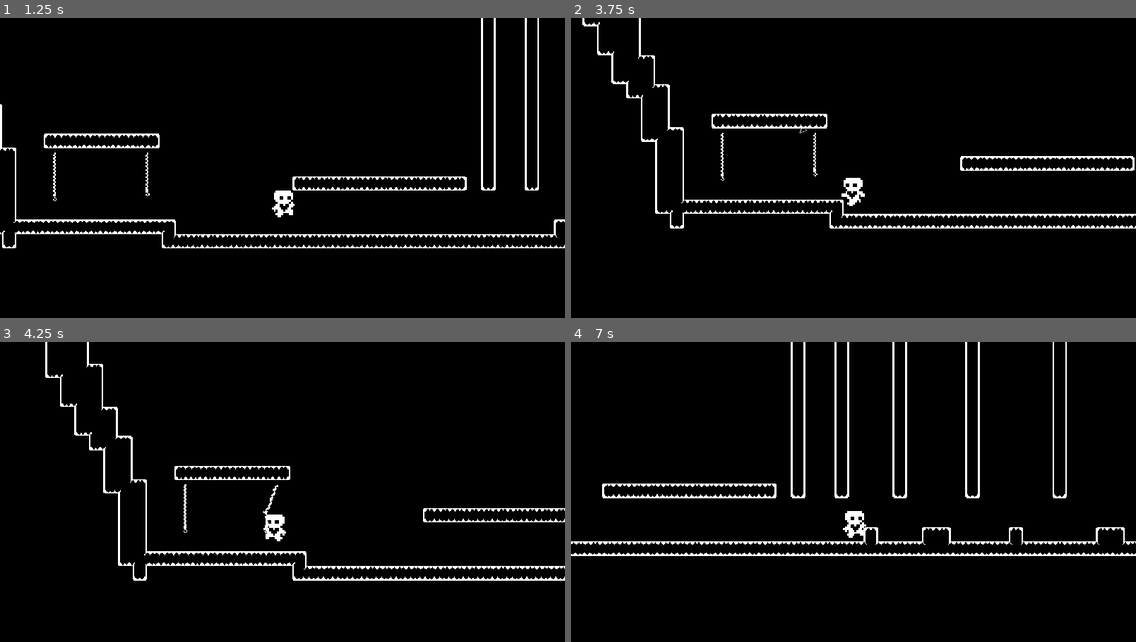
Above: before the commit, frames 1-4 (two rows, left to right).
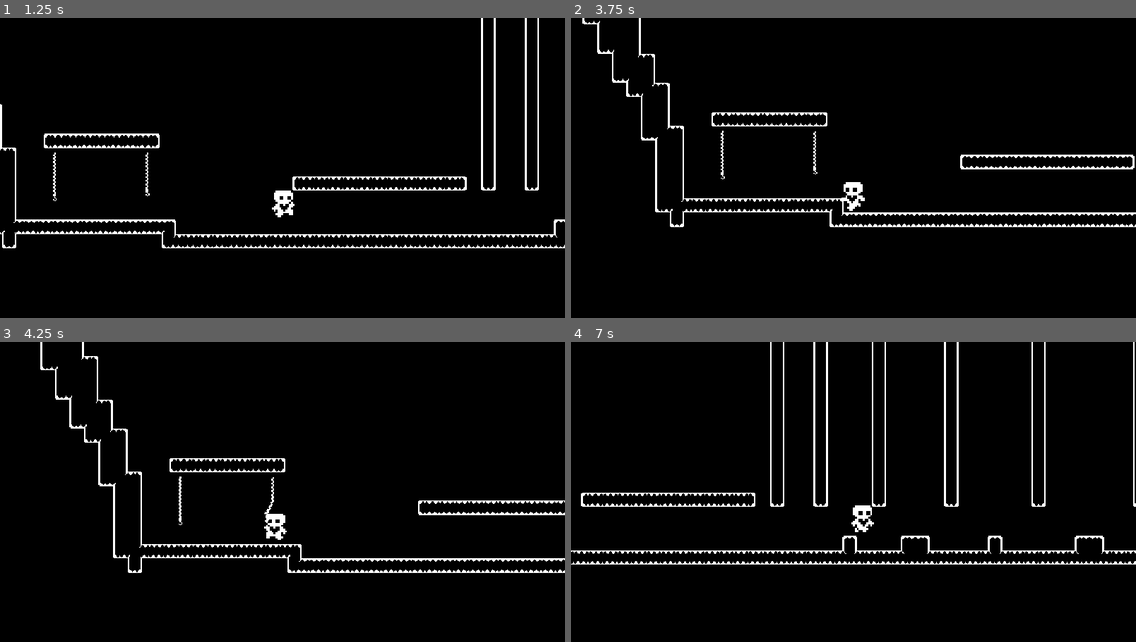
Above: after the commit, the same moments.

Repository: zemda/Trials
Game: Godot game, scene res://levels/TestMainMap.tscn
Two runs of this game, one before a commit and one after it. Both use one fixed random seed, a clock stepped at 60 frames per second and the inputs below.
Inputs (mouse positions are in pixels of both pictures, inside the frame that each line leads up to):
- Up to frame 1 (1.25 s): move the mouse to (254, 240) at 0.52 s; hold Right (move_right) from 0.53 s (still down); click (254, 240) at 0.67 s; tap W (move_up) at 0.77 s
- Up to frame 2 (3.75 s): move the mouse to (1023, 225) at 1.27 s; click (1023, 225) at 1.42 s; tap W (move_up) at 1.52, 3.02 s; move the mouse to (684, 129) at 2.02 s; release Right (move_right) at 2.03 s; hold A (move_left) from 2.03 s (still down); click (684, 129) at 2.17 s; move the mouse to (881, 177) at 2.77 s; click (881, 177) at 2.92 s; move the mouse to (768, 96) at 3.52 s; click (768, 96) at 3.67 s
- Up to frame 3 (4.25 s): keep holding A (move_left); tap W (move_up) at 3.77 s
- Up to frame 4 (7 s): move the mouse to (977, 483) at 4.27 s; release A (move_left) at 4.28 s; hold Right (move_right) from 4.28 s (still down); click (977, 483) at 4.42 s; tap W (move_up) at 4.52, 6.02, 6.77 s; move the mouse to (740, 516) at 5.02 s; click (740, 516) at 5.17 s; move the mouse to (910, 432) at 5.77 s; click (910, 432) at 5.92 s; move the mouse to (825, 564) at 6.52 s; click (825, 564) at 6.67 s

Frame 1 is identical in both runs. In frame 2, 3.0% of the frame differs, in the area x 2-100%, y 0-71%; in frame 3, 5.1%; in frame 4, 7.9%, in the area x 0-100%, y 0-75%.

Commit message:
add simple line to grappling hook

Diff:
--- a/src/scenes/characters/hook/grappling_hook.gd
+++ b/src/scenes/characters/hook/grappling_hook.gd
@@ -1,27 +1,37 @@
 extends Node2D
 
 @onready var tip: CharacterBody2D = $Tip
+@onready var rope: Line2D = $Rope
 
 const SPEED = 30
-const HOOK_PULL_SPEED = 400.0
 
 var direction := Vector2.ZERO
 var tip_position := Vector2.ZERO
 
 var flying = false
 var hooked = false
-var player: CharacterBody2D = null
 
+func _ready():
+	rope.width = 3
+	rope.default_color = Color(1, 1, 1)
+	rope.visible = false
+	tip.visible = false
 
-func _process(_delta: float) -> void:
-	self.visible = flying or hooked
-	if not self.visible:
+func _process(delta: float) -> void:
+	if not flying and not hooked:
+		rope.visible = false
+		tip.visible = false
+		rope.points = []
 		return
 
-	rotation = (tip_position - global_position).angle()
+	rope.visible = true
+	tip.visible = true
 
+	var player_pos = get_parent().global_position - global_position
+	var tip_pos = tip.global_position - global_position
+	rope.points = [player_pos, tip_pos]
 
-func _physics_process(_delta: float) -> void:
+func _physics_process(delta: float) -> void:
 	if flying:
 		var collision = tip.move_and_collide(direction * SPEED)
 		if collision:
@@ -35,24 +45,25 @@
 				flying = false
 	if hooked:
 		tip.global_position = tip_position
-		if player:
-			var pull_direction = (tip_position - player.global_position).normalized()
-			player.velocity = pull_direction * HOOK_PULL_SPEED
 
-
-func shoot(target_position: Vector2, player_ref: CharacterBody2D) -> void:
-	player = player_ref
+func shoot(target_position: Vector2) -> void:
+	global_position = get_parent().global_position
 	direction = (target_position - global_position).normalized()
 
 	if direction.angle() > deg_to_rad(45) and direction.angle() < deg_to_rad(135):
 		return
+
 	flying = true
 	hooked = false
 	tip_position = global_position
 	tip.global_position = global_position
-
+	tip.visible = true
+	rope.visible = true
+	rope.points = []
 
 func release() -> void:
 	flying = false
 	hooked = false
-	player = null
+	tip.visible = false
+	rope.visible = false
+	rope.points = []
--- a/src/scenes/characters/hook/grappling_hook.tscn
+++ b/src/scenes/characters/hook/grappling_hook.tscn
@@ -22,3 +22,7 @@
 [node name="CollisionShape2D" type="CollisionShape2D" parent="Tip"]
 position = Vector2(0, -1)
 shape = SubResource("CircleShape2D_wgomj")
+
+[node name="Rope" type="Line2D" parent="."]
+points = PackedVector2Array(0, 4)
+width = 20.0
--- a/src/scenes/characters/player.tscn
+++ b/src/scenes/characters/player.tscn
@@ -125,7 +125,6 @@
 one_shot = true
 
 [node name="GrapplingHook" parent="." instance=ExtResource("4_bbe10")]
-visible = false
 position = Vector2(0, -37)
 
 [connection signal="area_entered" from="HazardDetector" to="." method="_on_hazard_detector_area_entered"]
--- a/src/scripts/characters/player/player.gd
+++ b/src/scripts/characters/player/player.gd
@@ -18,7 +18,7 @@
 func _input(event: InputEvent) -> void:
 	if event is InputEventMouseButton:
 		if event.pressed:
-			$GrapplingHook.shoot(get_global_mouse_position(), self)
+			$GrapplingHook.shoot(get_global_mouse_position())
 		else:
 			$GrapplingHook.release()
 
@@ -49,9 +49,10 @@
 
 func handle_grappling_hook(input_axis) -> void:
 	if $GrapplingHook.hooked:
-		var direction_to_anchor = ($GrapplingHook.global_position - global_position).normalized()
+		print("Hooked")
+		var direction_to_anchor = ($GrapplingHook.tip_position - global_position).normalized()
 		chain_velocity = direction_to_anchor * CHAIN_PULL
-
+		print("Vel: ", chain_velocity)
 		if chain_velocity.y > 0:
 			chain_velocity.y *= 0.55
 		else:
